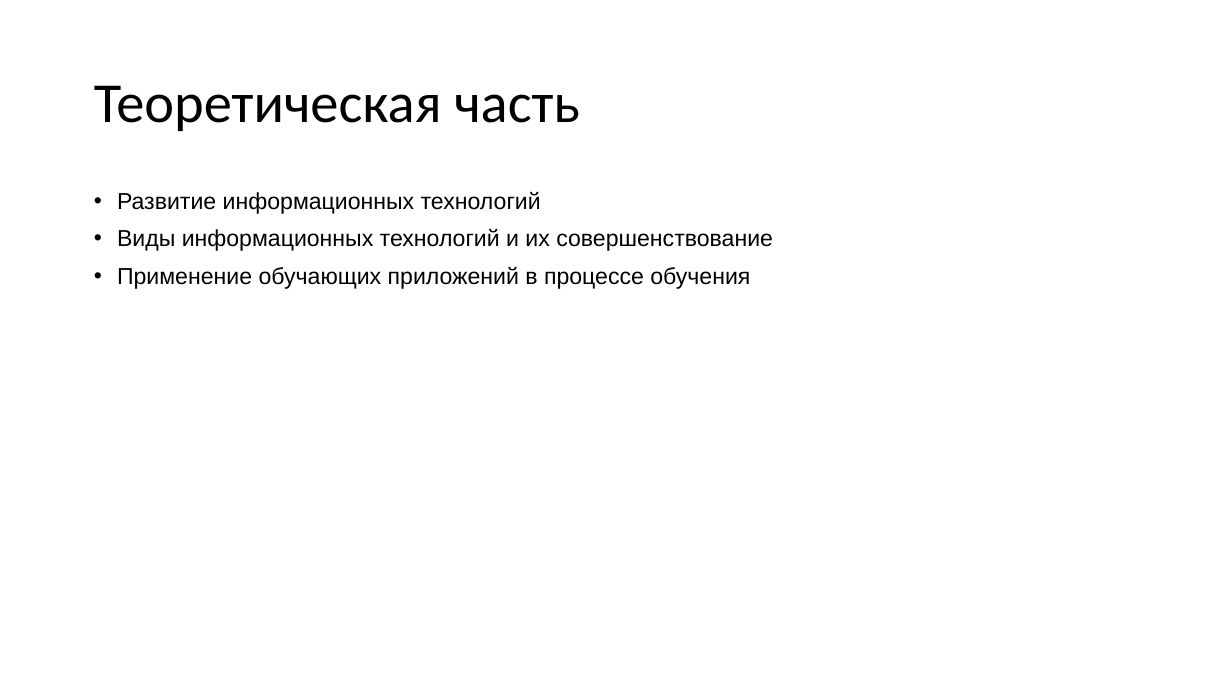
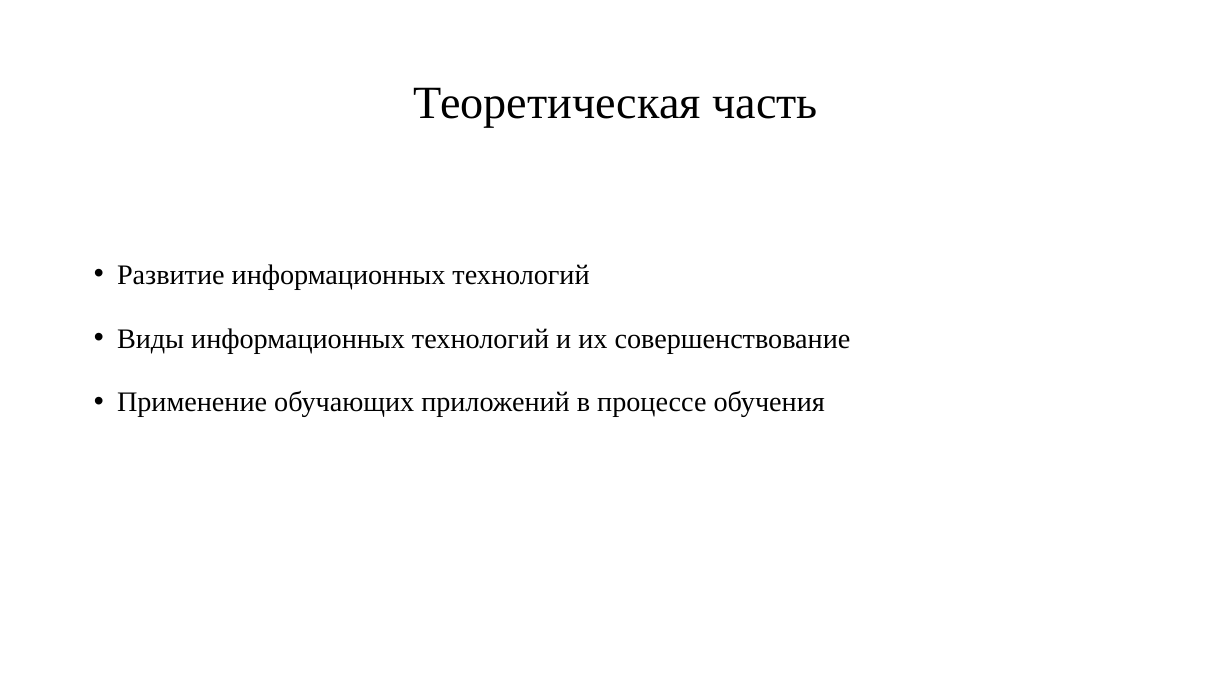
Before and after one commit to Sulik002/Study-docs, a slide deck: slide 5 of books/Презентация для индивидуального проекта по ИКТ. Орен Сюлейман.pptx (slide 4 before the commit). Drawn at 1232x693 pixels with LibreOffice and Linux fonts; fonts in the diff are those of the drawing. Boxes give left, top, right and bottom in pixels: in the first picture for what was removed or moved away, otherwise in the second. Text is boxed around its words. In the diff, an @@ line names an element or a change of style, - is before the commit and + after.

```diff
--- a/books/Презентация для индивидуального проекта по ИКТ. Орен Сюлейман.pptx
+++ b/books/Презентация для индивидуального проекта по ИКТ. Орен Сюлейман.pptx
@@ title "Теоретическая часть" at (x1=414, y1=87, x2=817, y2=128): size 44 to 36 pt, font Calibri to Times New Roman; alignment left to centre @@
@@ text "Развитие информационных технологий" moved from (x1=117, y1=192, x2=773, y2=289) to (x1=117, y1=264, x2=851, y2=417) @@
@@ text "Развитие информационных технологий" at (x1=117, y1=264, x2=851, y2=417): size 18 to 22 pt, font Arial to Times New Roman; line spacing 0.9 to 1.5 @@
```
Also in this commit, not shown: 4 other slides changed, 10 slides added, 2 slides removed, 40 other files.
